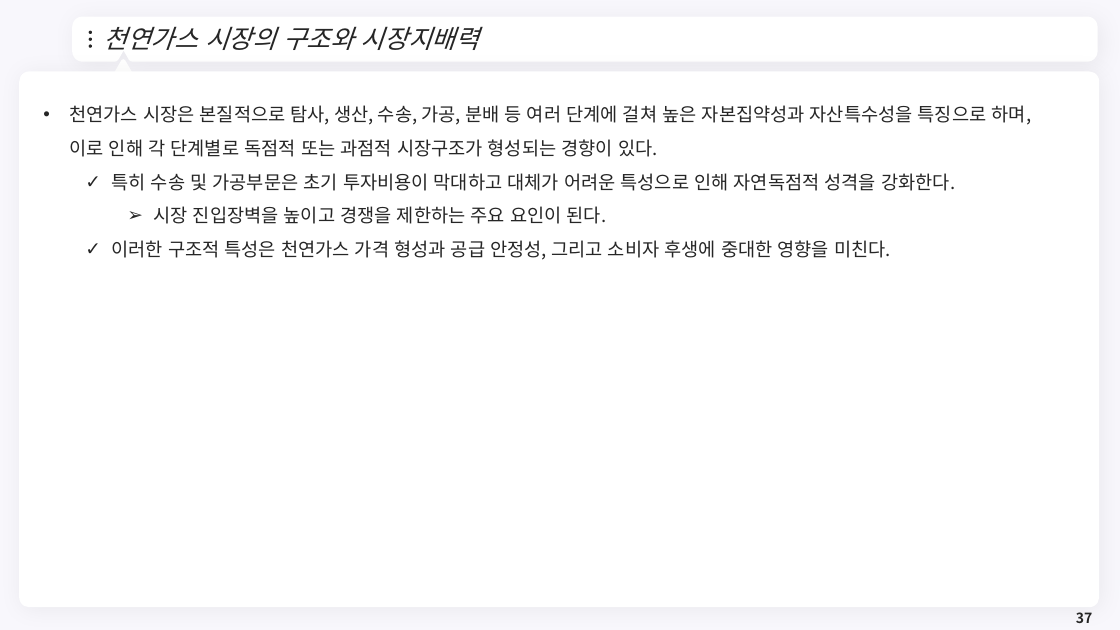
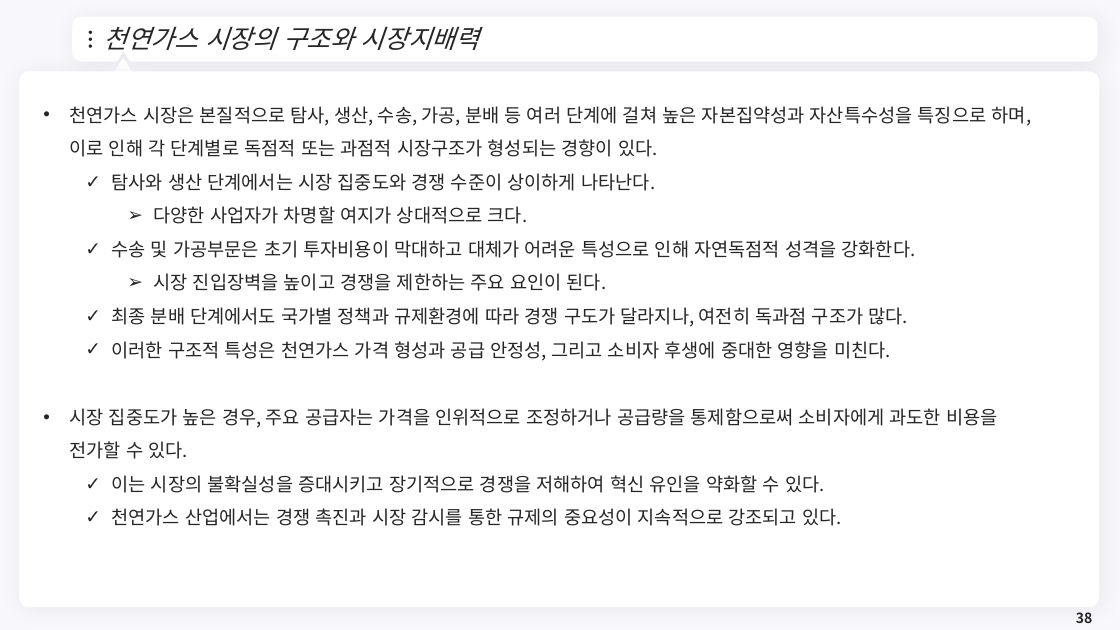
Before and after one commit to meandthey/Teaching, a slide deck: slide 38 of 에너지경제학/자원에너지경제학_Chapter_3 (가스).pptx (slide 37 before the commit). Drawn at 1120x630 pixels with LibreOffice and Linux fonts; fonts in the diff are those of the drawing; background and template pictures are left out. Boxes give left, top, right and bottom in pixels: in the first picture for what was removed or moved away, otherwise in the second. Text is boxed around its words. In the diff, an @@ line names an element or a change of style, - is before the commit and + after.

```diff
--- a/에너지경제학/자원에너지경제학_Chapter_3 (가스).pptx
+++ b/에너지경제학/자원에너지경제학_Chapter_3 (가스).pptx
@@ text at (112,173,916,258): text changed @@
-  ✓ 특히 수송 및 가공부문은 초기 투자비용이 막대하고 대체가 어려운 특성으로 인해 자연독점적 성격을 강화한다.
+  ✓ 탐사와 생산 단계에서는 시장 집중도와 경쟁 수준이 상이하게 나타난다.
+    ➢ 다양한 사업자가 차명할 여지가 상대적으로 크다.
+  ✓ 수송 및 가공부문은 초기 투자비용이 막대하고 대체가 어려운 특성으로 인해 자연독점적 성격을 강화한다.
@@ text at (112,307,909,327): paragraph added @@
+  ✓ 최종 분배 단계에서도 국가별 정책과 규제환경에 따라 경쟁 구도가 달라지나, 여전히 독과점 구조가 많다.
@@ text at (70,408,997,526): paragraphs added @@
+• 시장 집중도가 높은 경우, 주요 공급자는 가격을 인위적으로 조정하거나 공급량을 통제함으로써 소비자에게 과도한 비용을 전가할 수 있다.
+  ✓ 이는 시장의 불확실성을 증대시키고 장기적으로 경쟁을 저해하여 혁신 유인을 약화할 수 있다.
+  ✓ 천연가스 산업에서는 경쟁 촉진과 시장 감시를 통한 규제의 중요성이 지속적으로 강조되고 있다.
@@ page number at (1076,612,1092,623): text changed @@
-37
+38
```
Also in this commit, not shown: 15 slides added, 2 other files.
